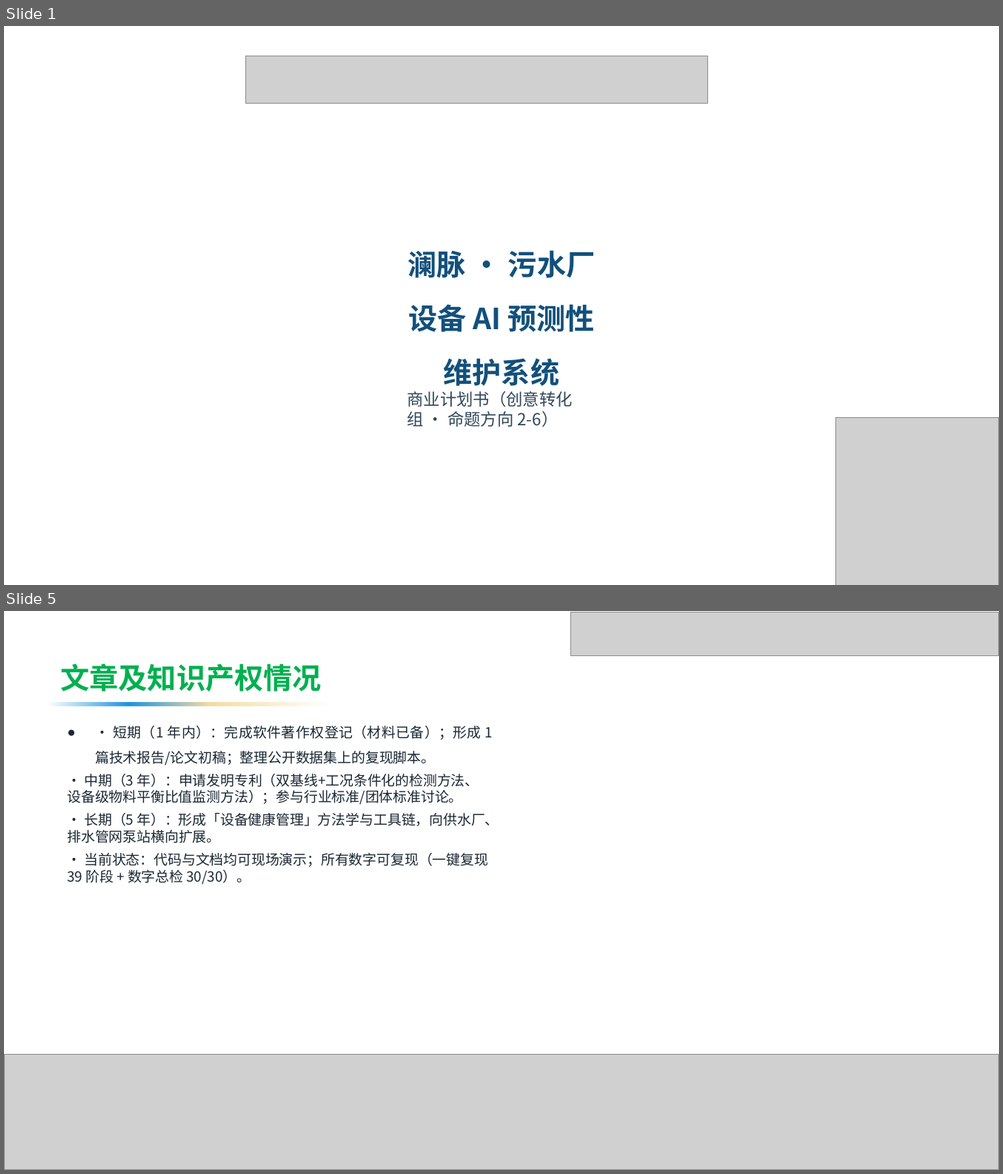
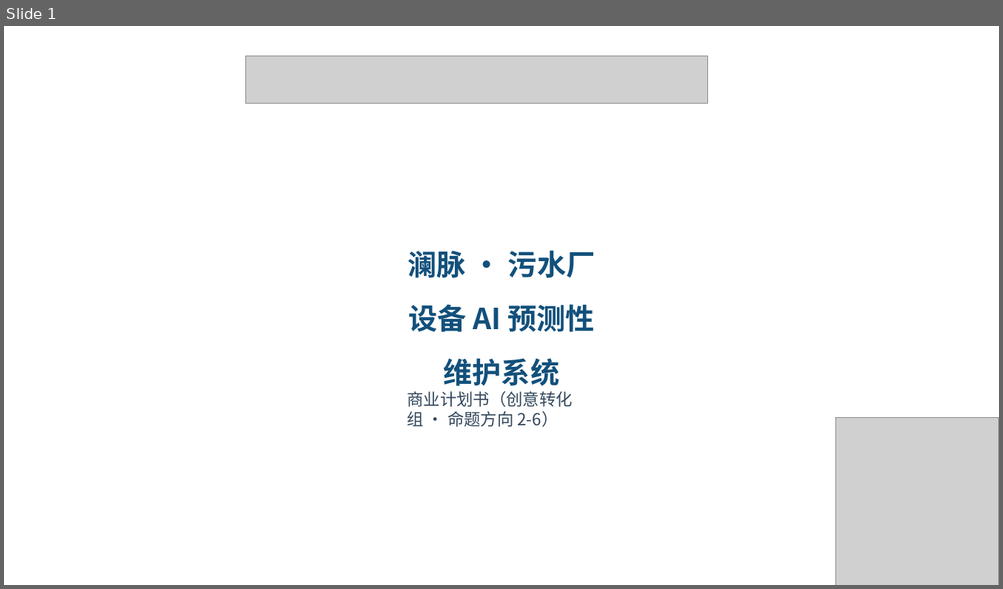
Before and after one commit to by739yang/BEWG_PdM, a slide deck: deliverables/ppt/澜脉_商业计划书.pptx. Shown one above the other, each under a label of ours: slides 1 and 5 before the commit, slide 1 after it; the slides between them are not shown. The pictures are 1003x1174 and 1003x589 pixels, drawn with LibreOffice and Linux fonts; fonts in the diff are those of the drawing; grey boxes stand for pictures; background and template pictures are left out. Boxes give left, top, right and bottom in pixels: in the first picture for what was removed or moved away, otherwise in the second. Text is boxed around its words. In the diff, an @@ line names an element or a change of style, - is before the commit and + after.

```diff
--- a/deliverables/ppt/澜脉_商业计划书.pptx
+++ b/deliverables/ppt/澜脉_商业计划书.pptx
@@ slide 5 removed at box(4, 611, 999, 1170), background picture (left out) @@
@@ picture removed at box(570, 612, 999, 655) @@
@@ text removed at box(61, 664, 321, 692) @@
-文章及知识产权情况
@@ rectangle removed at box(48, 702, 328, 706) @@
@@ text removed at box(67, 726, 499, 885) @@
-● · 短期（1 年内）：完成软件著作权登记（材料已备）；形成 1 篇技术报告/论文初稿；整理公开数据集上的复现脚本。
-· 中期（3 年）：申请发明专利（双基线+工况条件化的检测方法、设备级物料平衡比值监测方法）；参与行业标准/团体标准讨论。
-· 长期（5 年）：形成「设备健康管理」方法学与工具链，向供水厂、排水管网泵站横向扩展。
-· 当前状态：代码与文档均可现场演示；所有数字可复现（一键复现 39 阶段 + 数字总检 30/30）。
@@ picture removed at box(4, 1055, 999, 1170) @@
```
Also in this commit, not shown: 18 slides changed, 1 slide added, 10 other slides removed, 21 other files.
